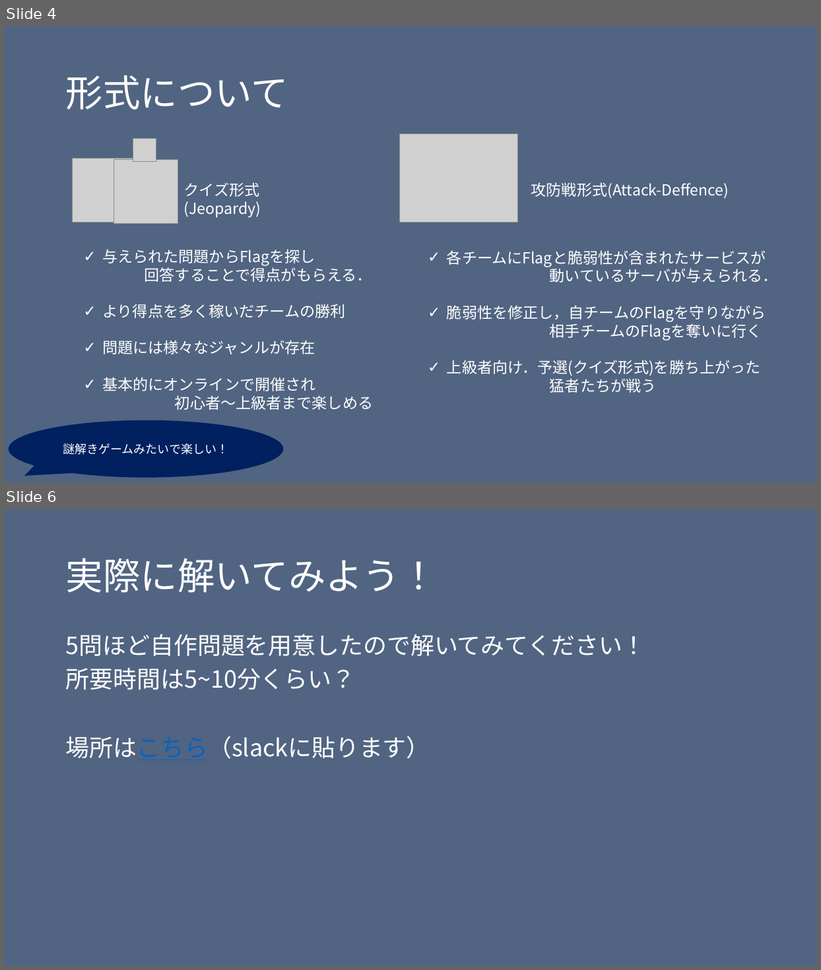
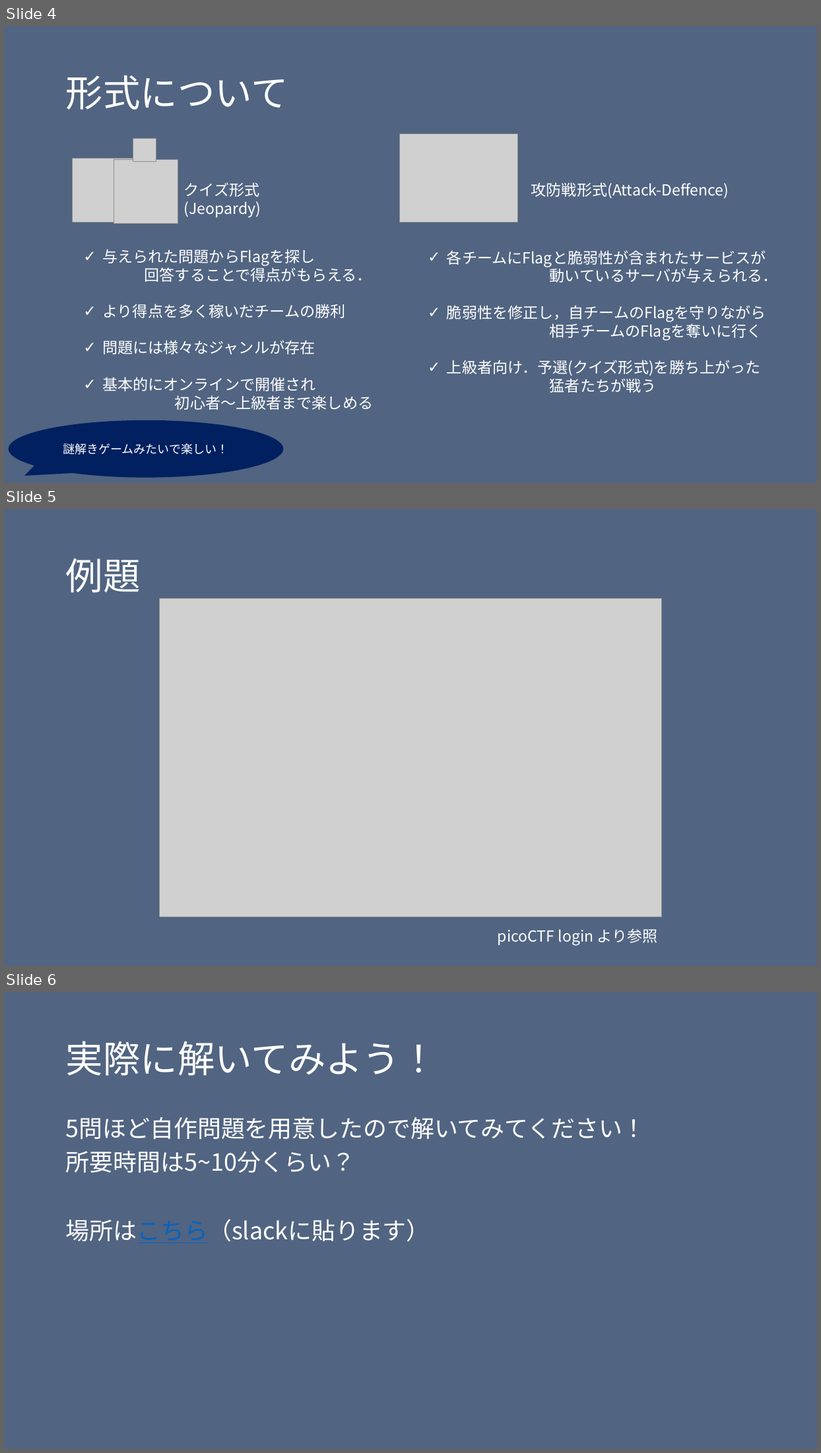
Before and after one commit to H0ndh11/CTF, a slide deck: ゼミ発表資料/ctf発表スライド.pptx. Shown one above the other, each under a label of ours: slides 4 and 6 before the commit, slides 4, 5 and 6 after it; the slides between them are not shown. The pictures are 821x970 and 821x1453 pixels, drawn with LibreOffice and Linux fonts; fonts in the diff are those of the drawing; grey boxes stand for pictures. Boxes give left, top, right and bottom in pixels: in the first picture for what was removed or moved away, otherwise in the second. Text is boxed around its words. In the diff, an @@ line names an element or a change of style, - is before the commit and + after.

Commit message:
例題を途中までとまとめを追加

```diff
--- a/ゼミ発表資料/ctf発表スライド.pptx
+++ b/ゼミ発表資料/ctf発表スライド.pptx
@@ slide 5 added at [4, 509, 817, 966], background #526582 @@
@@ title added at [66, 559, 141, 593], 44 pt, text #FFFFFF @@
+例題
@@ picture added at [160, 599, 661, 918] @@
@@ text added at [498, 929, 658, 946], 18 pt, text #FFFFFF @@
+picoCTF login より参照
```
Also in this commit, not shown: 2 slides changed, 1 other slide added, 1 slide removed.
